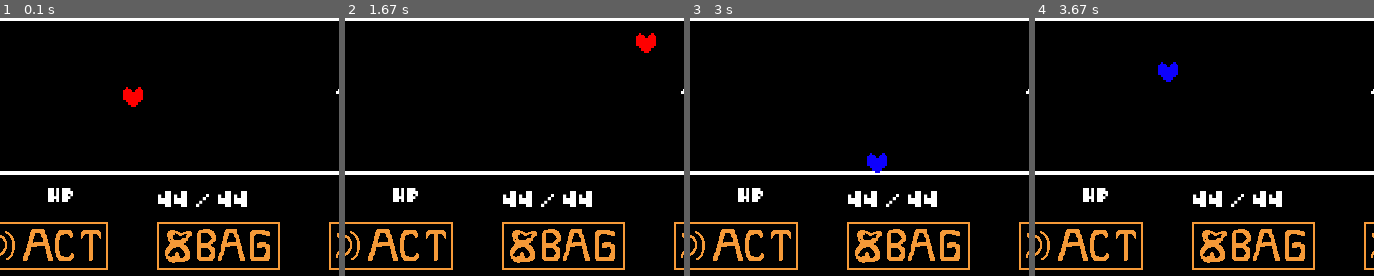
Above: before the commit, frames 1-4 (left to right).
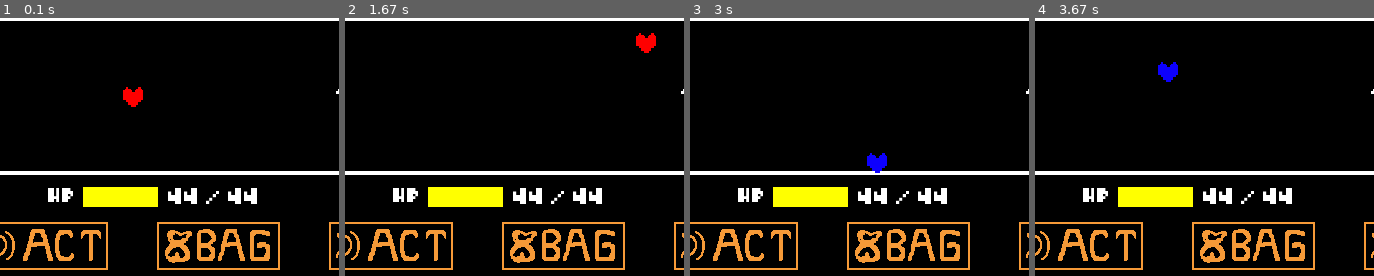
Above: after the commit, the same moments.

Repository: SemiKen/Pygame-Undertale
Game: pygame game, started from main.py
Two runs of this game, one before a commit and one after it. Both use one fixed random seed, a clock stepped at 60 frames per second and the inputs below.
Inputs:
- Up to frame 1 (0.1 s): no input
- Up to frame 2 (1.67 s): hold Right 0.33-0.8 s; hold Up 0.83-1.13 s; hold Right 1.17-1.63 s
- Up to frame 3 (3 s): hold Left 1.67-2.2 s; hold Down 2.23-2.53 s; tap E at 2.57 s; hold Left from 2.9 s (still down)
- Up to frame 4 (3.67 s): tap E at 3.05 s; release Left at 3.3 s; hold Up from 3.33 s (still down)
The pictures show only the part of the screen within x 32-82%, y 50-100%; the shares and areas given below are measured in that part.

The runs differ from the first frame. In frame 1, 2.8% of the frame differs, in the area x 24-76%, y 65-74%; in frame 2, 2.8%; in frame 3, 2.8%; in frame 4, 2.8%.

Commit message:
Update UI Healthbar

Diff:
--- a/game.py
+++ b/game.py
@@ -60,7 +60,7 @@
     def setting_object(self, gameObject: GameObject):
         gameObject.draw(self.surface)
         if gameObject.check_collision(self.player):
-            self.player.take_damage()
+            self.player.take_damage(gameObject.damage)
 
     def handle_event(self, event):
         self.player.handle_event(event)
--- a/player.py
+++ b/player.py
@@ -304,13 +304,16 @@
         # ลด HP หรือจัดการความเสียหายที่ได้รับ
         self._damage_taken = True
         self.sound.play("hurt")
+        self._status[3] -= damage
+        if self._status[3] <= 0:
+            self._status[3] = 0
 
         # เริ่มกระพริบภาพด้วยความเร็วจากเร็วไปช้า
         self.tween_alpha_speed = 85
         self.image_change = True
 
         delay_times = [0.125, 0.25, 0.5, 0.75, 0.9]  # ช่วงเวลา delay
-        speeds = [75, 60, 40, 32, 25]  # ความเร็วในการ tween
+        speeds = [125, 85, 40, 32, 25]  # ความเร็วในการ tween
         alphas = [255, 0, 255, 0, 255]  # ค่า alpha ของภาพ
 
         for i in range(len(delay_times)):
--- a/source/ui.py
+++ b/source/ui.py
@@ -46,6 +46,7 @@
         self.is_selected_item = self.player_state["is_selected_item"]
         self.is_player_tween = self.player_state["player_tween_completed"]
         self.update_layout()
+        self.update_player_info()
         self.game_instance.UI_info = self.info()
 
 
@@ -54,6 +55,8 @@
         for sprite in self.line_group:
             sprite.show(self.screen)
         self.game_instance.player_group.draw(self.screen)
+
+        self.draw_health_bar(self.player_status[2], self.player_status[3], 75)
 
     def update_layout(self):
 
@@ -104,7 +107,6 @@
 
 
    # Method เริ่มต้น # --------------------------------
-
     def update_player_info(self):
         # Render player info text
         self.name_txt = self.battle_font.render(self.player_status[0], True, (255, 255, 255))
@@ -116,8 +118,8 @@
         self.hp_label = self.small_battle_font.render("HP", True, (255, 255, 255))
         self.hp_label_rect = self.hp_label.get_rect(bottomleft=(315, 495))
 
-        self.hp_txt = self.battle_font.render(f"{self.player_status[2]} / {self.player_status[3]}", True, (255, 255, 255))
-        self.hp_text_rect = self.hp_txt.get_rect(bottomleft=(425, 500))
+        self.hp_txt = self.battle_font.render(f"{self.player_status[3]} / {self.player_status[2]}", True, (255, 255, 255))
+        self.hp_text_rect = self.hp_txt.get_rect(bottomleft=(435, 497))
 
         def set_column(x, y, i):
             # Calculate offset based on the index `i`
@@ -139,6 +141,24 @@
         for start_pos, end_pos, name in boundaries:
             self.line_group.add(Line(start_pos, end_pos, name=name))
 
+    def draw_health_bar(self, max_hp, current_hp, bar_width=200, bar_height=20):
+        # สีสำหรับ health bar
+        full_hp_color = (255, 0, 0)  # สีแดง สำหรับ HP ที่เต็ม
+        current_hp_color = (255, 255, 0)  # สีเหลือง สำหรับ HP ที่เหลืออยู่
+
+        x, y = 350, 480
+        # สร้าง rect สำหรับ HP ที่เต็ม
+        full_hp_rect = pygame.Rect(x, y, bar_width, bar_height)
+
+        # คำนวณความกว้างของ rect สำหรับ HP ที่เหลืออยู่
+        current_hp_width = int((current_hp / max_hp) * bar_width)
+        current_hp_rect = pygame.Rect(x, y, current_hp_width, bar_height)
+
+        # วาด HP ที่เต็ม
+        pygame.draw.rect(self.screen, full_hp_color, full_hp_rect)
+
+        # วาด HP ที่เหลืออยู่ทับลงไป
+        pygame.draw.rect(self.screen, current_hp_color, current_hp_rect)
     # Method อื่นๆ # --------------------------------
     def info(self):
         return {
